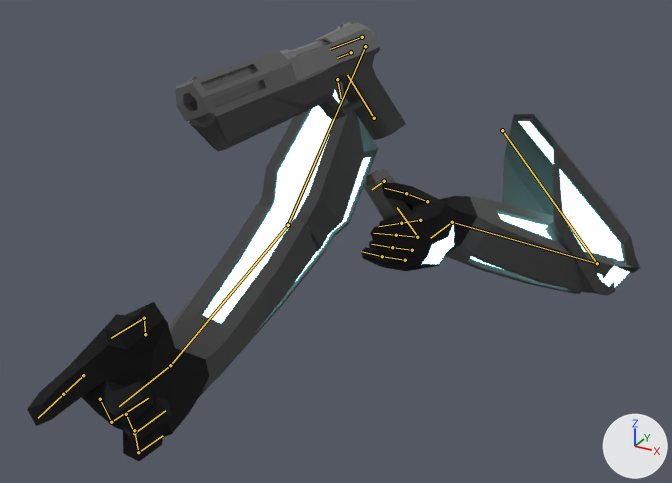
Before and after pictures for a commit that changed the Blender file Assets/weapons/in-progress/auto10wArms.blend.
Camera for both pictures: a camera (50 mm lens) standing at (15.5, -43.2, 9.9) and looking at (-3.5, -8.5, -7.5). Every picture has the same lights, and +X, +Y and +Z are marked at lower right. Both versions are drawn at frame 13 of the action 'ArmatureAction'; the numbers are the values there. The bones that bend it are drawn over the model as lines.

Objects in the first picture: 'Arms', 'gun'.
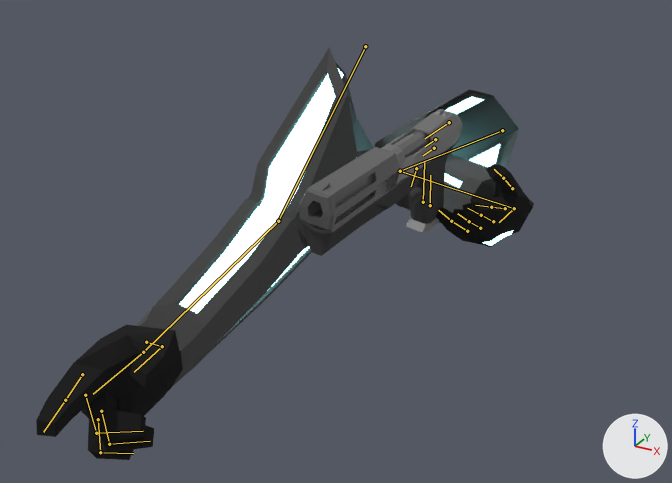
Pixel boxes (x1, y1, x2, y2) of what changed, in the pictures (672 x 483 px):
'Arms', posed
    before: (27, 90, 640, 461)
    after: (36, 48, 534, 460)
'gun', posed
    before: (175, 22, 411, 219)
    after: (299, 109, 463, 256)
bone 'mag', root to tip
    before: (418, 237) to (397, 207)
    after: (430, 205) to (430, 175)

The change in detail:
Bone 'mag' (bone_mag) moves from (-0.556, -5.099, 2.582) to (0.0, 0.0, 0.0).
Bone 'HandIK.L' (bone_handik_l) moves from (0.03, -2.09, -0.89) to (0.84, -1.98, -0.19).
Bone 'HandIK.R' (bone_handik_r) moves from (-0.06, -1.27, 0.57) to (-0.08, -0.99, 0.74).
Bone 'HandIK.R' (bone_handik_r) turns from (65, 10, 1) to (35, 5, 1) degrees about its own x, y and z.
Bone 'ElbowIK.L' (bone_elbowik_l) moves from (-1.62, -3.79, 3.62) to (-0.68, -3.68, 3.87).
